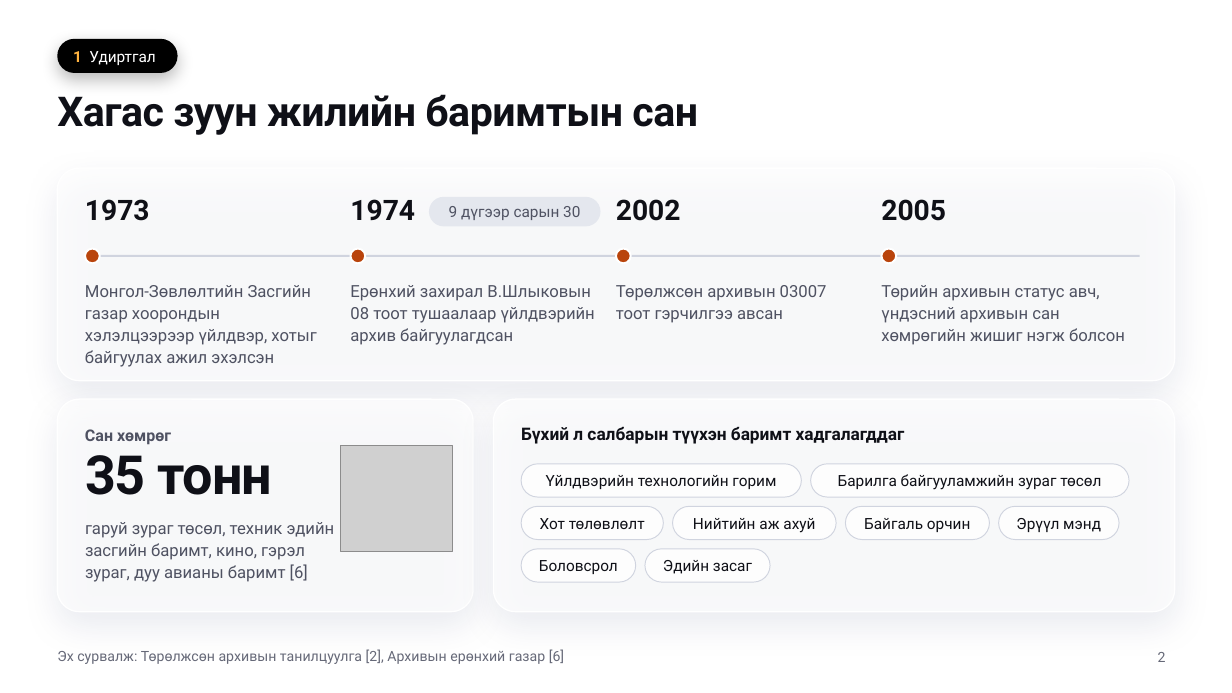
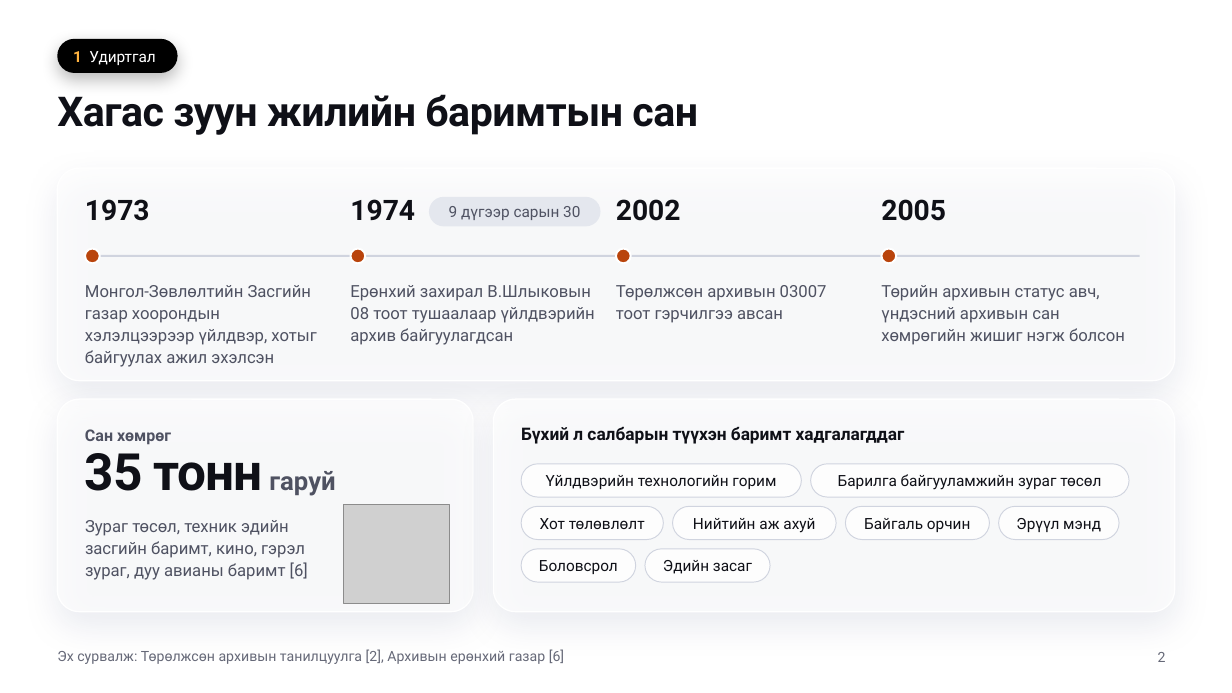
Before and after one commit to Gobiresource/ERP-system, a slide deck: slide 2 of docs/presentations/erdenet-archive-2026/Erdenet-arhiv-AI-iltgel-2026.pptx. Drawn at 1232x693 pixels with LibreOffice and Linux fonts; fonts in the diff are those of the drawing; grey boxes stand for pictures; background and template pictures are left out. Boxes give left, top, right and bottom in pixels: in the first picture for what was removed or moved away, otherwise in the second. Text is boxed around its words. In the diff, an @@ line names an element or a change of style, - is before the commit and + after.

```diff
--- a/docs/presentations/erdenet-archive-2026/Erdenet-arhiv-AI-iltgel-2026.pptx
+++ b/docs/presentations/erdenet-archive-2026/Erdenet-arhiv-AI-iltgel-2026.pptx
@@ text at <box>85,453,335,496</box>: text changed; size 42 to 40 pt @@
-35 тонн
+35 тонн гаруй
@@ picture: place and size @@
-picture at <box>340,445,453,552</box>
+picture at <box>344,505,449,604</box>
@@ text at <box>85,520,308,580</box>: text changed @@
-гаруй зураг төсөл, техник эдийн засгийн баримт, кино, гэрэл зураг, дуу авианы баримт [6]
+Зураг төсөл, техник эдийн засгийн баримт, кино, гэрэл зураг, дуу авианы баримт [6]
```
Also in this commit, not shown: 4 other slides changed, 5 other files.
